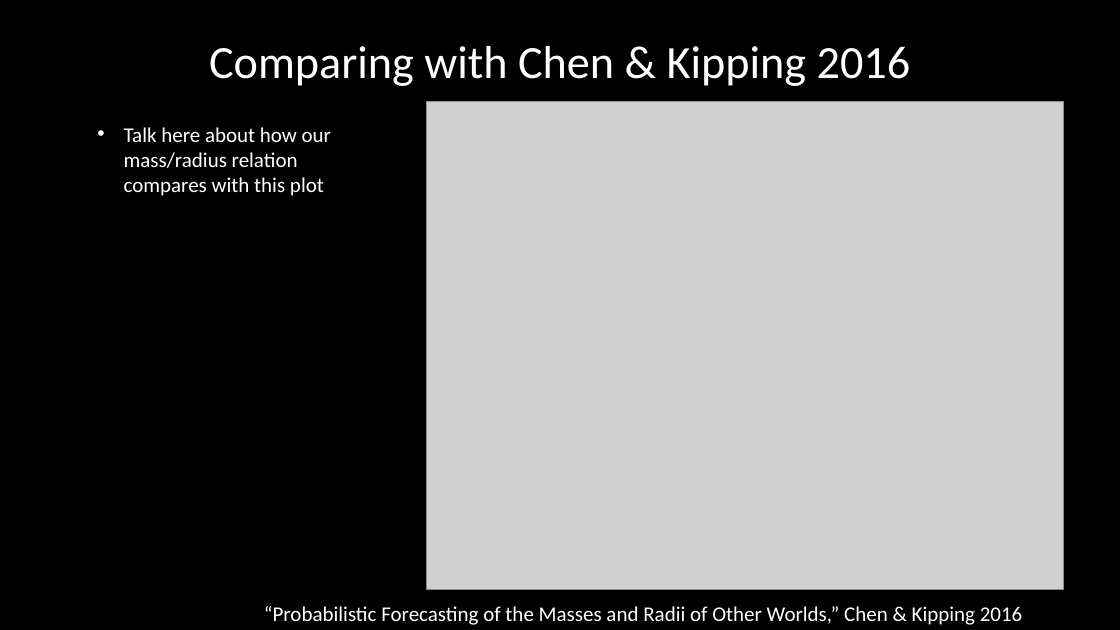
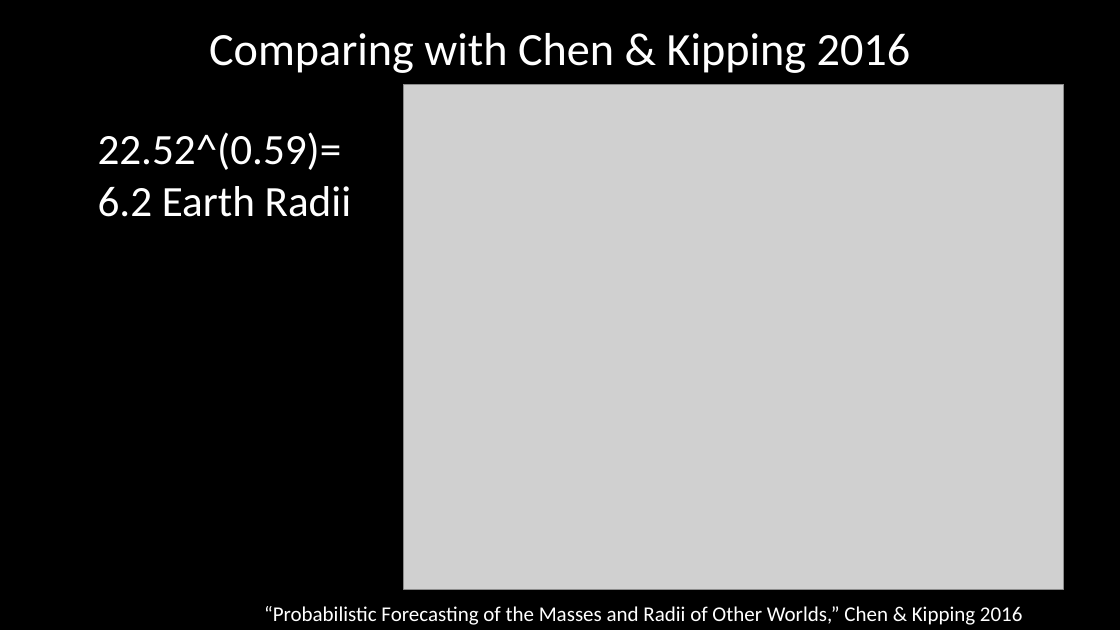
Before and after one commit to karishseebaluck/Astron_5205, a slide deck: slide 8 of Project_2/AstroProject2_SlideDeck.pptx. Drawn at 1120x630 pixels with LibreOffice and Linux fonts; fonts in the diff are those of the drawing; grey boxes stand for pictures. Boxes give left, top, right and bottom in pixels: in the first picture for what was removed or moved away, otherwise in the second. Text is boxed around its words. In the diff, an @@ line names an element or a change of style, - is before the commit and + after.

```diff
--- a/Project_2/AstroProject2_SlideDeck.pptx
+++ b/Project_2/AstroProject2_SlideDeck.pptx
@@ title "Comparing with Chen & Kipping ...": place and size @@
-title "Comparing with Chen & Kipping ..." at (209,46,911,86)
+title "Comparing with Chen & Kipping ..." at (209,33,911,73)
@@ picture: place and size @@
-picture at (427,102,1065,590)
+picture at (404,84,1065,590)
@@ text added at (98,132,351,217), 37 pt, text #FFFFFF @@
+22.52^(0.59)=6.2 Earth Radii
@@ text removed at (124,127,331,196) @@
-• Talk here about how our mass/radius relation compares with this plot
```
Also in this commit, not shown: 7 other slides changed, 1 slide added, 1 slide removed.
